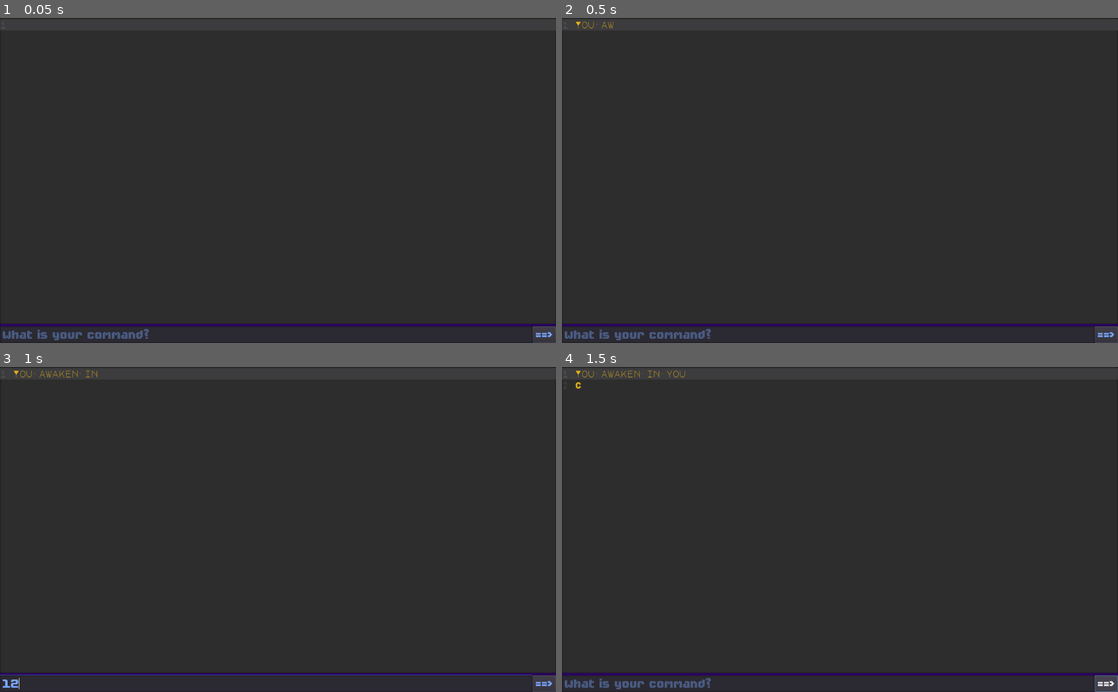
Above: before the commit, frames 1-4 (two rows, left to right).
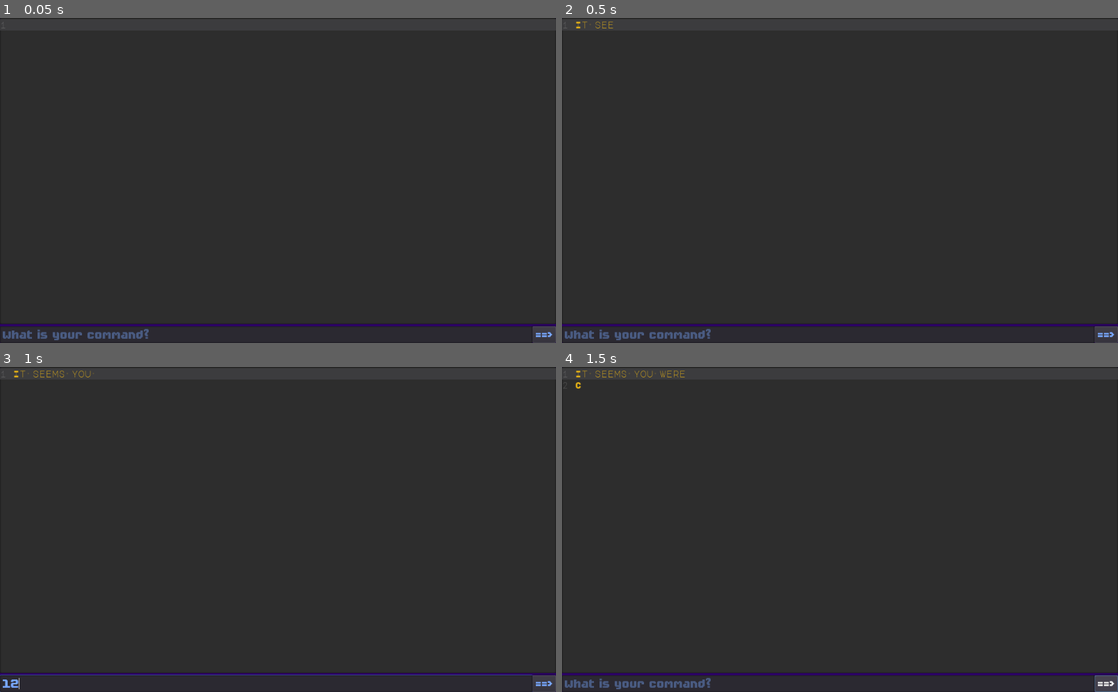
Above: after the commit, the same moments.

Repository: KaizNike/Vast-Rogue
Game: Godot game, scene res://src/Scenes/Main.tscn
The game is run twice, just before and just after one commit, with the same random seed, the same clock (stepped at 60 frames per second) and the same inputs.
Inputs (mouse positions are in pixels of both pictures, inside the frame that each line leads up to):
- Up to frame 1 (0.05 s): no input
- Up to frame 2 (0.5 s): no input
- Up to frame 3 (1 s): click (266, 682) at 0.52 s; type "12" at 0.6 s
- Up to frame 4 (1.5 s): click "==>" at 1.25 s

Frame 1 is identical in both runs. In frame 2, less than 0.1% of the frame differs, in the area x 2-10%, y 1-4%; in frame 3, 0.1%; in frame 4, 0.2%, in the area x 2-23%, y 1-4%.

Commit message:
Some start tweaks and revert to 3.2
Goal: Test Godot-Accessibility

Diff:
--- a/Vast Rogue/project.godot
+++ b/Vast Rogue/project.godot
@@ -7,6 +7,11 @@
 ;   param=value ; assign values to parameters
 
 config_version=4
+
+_global_script_classes=[  ]
+_global_script_class_icons={
+
+}
 
 [application]
 
--- a/Vast Rogue/src/Scenes/Main.gd
+++ b/Vast Rogue/src/Scenes/Main.gd
@@ -20,7 +20,23 @@
 	}
 }
 
-var Rooms = [
+var Rooms = []
+
+# Scen == "Starting"
+var RoomsStarting = [
+	[
+		["#","#","#","#"],
+		["#",".","@","$"],
+		["#","#","#","#"]
+	]
+]
+
+var storyPromptsStarting = [
+	"It seems you were born not a few days ago upon this ____, place. \nYet to be determined really. \nYou are not yet cognizant of much or will you remember much."
+]
+
+# Scen == "SelfSufficient"
+var RoomsSelfSufficient = [
 	[
 		["#","#","K","#", "#", "#"],
 		["#", "@", ".", "D", ".", "#"],
@@ -41,13 +57,17 @@
 	]
 ]
 
+var storyPromptsSelfSuff = [
+	"""You awaken in your room. Just another day on this space station... Right?"""
+]
+
 var textStore = ""
 var textStoreLen = 0
 var textStoreIndex = 0
 
-var storyPrompts = [
-	"""You awaken in your room. Just another day on this space station... Right?"""
-]
+var scenario = "Starting"
+
+var storyPrompts = []
 
 var healthPrompts = [
 	"You feel in perfect health, if that means something to you.",
@@ -68,6 +88,10 @@
 func _ready():
 	randomize()
 	textEdit.text = ""
+	match scenario:
+		"Starting":
+			Rooms = RoomsStarting.duplicate(true)
+			storyPrompts = storyPromptsStarting.duplicate(true)
 #	print(Rooms[1])
 #	print(player.loc)
 	var f = randi() % 2
@@ -160,6 +184,7 @@
 # Done after pressing enter or button.
 func _on_LineEdit_text_entered(new_text):
 	$UI/VBoxContainer/HSplitContainer/LineEdit.text = ""
+	switch_green(false)
 	command_parse(new_text)
 
 
@@ -188,4 +213,4 @@
 # When ==> pressed, doubles as enter
 func _on_Button_pressed():
 	_on_LineEdit_text_entered($UI/VBoxContainer/HSplitContainer/LineEdit.text)
-	switch_green(false)
+#	switch_green(false)
--- a/Vast Rogue/src/Scenes/Main.tscn
+++ b/Vast Rogue/src/Scenes/Main.tscn
@@ -40,9 +40,6 @@
 [node name="VBoxContainer" type="VBoxContainer" parent="UI"]
 anchor_right = 1.0
 anchor_bottom = 1.0
-__meta__ = {
-"_edit_use_anchors_": false
-}
 
 [node name="TextEdit" type="TextEdit" parent="UI/VBoxContainer"]
 margin_right = 1024.0
@@ -91,7 +88,6 @@
 [node name="Timer" type="Timer" parent="."]
 process_mode = 0
 wait_time = 0.075
-
 [connection signal="text_changed" from="UI/VBoxContainer/HSplitContainer/LineEdit" to="." method="_on_LineEdit_text_changed"]
 [connection signal="text_entered" from="UI/VBoxContainer/HSplitContainer/LineEdit" to="." method="_on_LineEdit_text_entered"]
 [connection signal="pressed" from="UI/VBoxContainer/HSplitContainer/Button" to="." method="_on_Button_pressed"]
